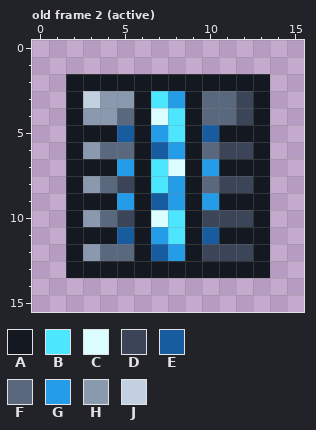
Edited in one commit: pixel-art file (Public/textures/source/data_scrubbing_tower_front.aseprite). Above is the file before it was changed.
16x16 pixels, 2 frames. Shown: old frame 2 (active). The commit also changed other frames, which this record leaves out.
Visible layers, top first: "data_stream_column", "filter_grilles", "bulkhead_frame".
Palette (. is transparent): A #141820  B #4ce6ff  C #dbfdff  D #3b4557  E #165c9e  F #5a687d  G #249ce8  H #8a99ae  J #c2d0e0
Pixels before, old frame 2 (active), first column x 2:
 2 AAAAAAAAAAAA
 3 AJHHABGAFFDA
 4 AHHFACBAFFDA
 5 AAAEAGBAEAAA
 6 AHFFAEGAFDDA
 7 AAAGABCAGAAA
 8 AHFDABGAFDDA
 9 AAAGAEGAGAAA
10 AHFDACBADDDA
11 AAAEAGBAEAAA
12 AHFFAEGADDDA
13 AAAAAAAAAAAA
After:
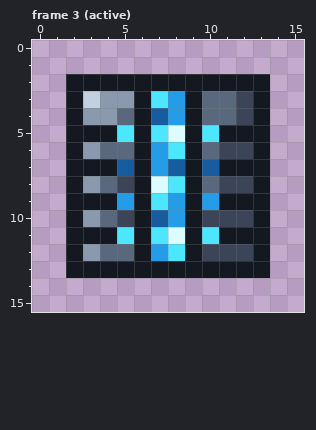
A new or re-ordered frame is compared with the old frame closest to it.
Change:
{"change": "frames 2 -> 7"}
{"where": "frame 3 (active) is new; against old frame 2 (active), layers \"data_stream_column\", \"filter_grilles\""}
{"frame":3,"y":4,"x":7,"old":"CB","new":"EG"}
{"frame":3,"y":5,"x":5,"old":"E","new":"B"}
{"frame":3,"y":5,"x":7,"old":"GB","new":"BC"}
{"frame":3,"y":5,"x":10,"old":"E","new":"B"}
{"frame":3,"y":6,"x":7,"old":"EG","new":"GB"}
{"frame":3,"y":7,"x":5,"old":"G","new":"E"}
{"frame":3,"y":7,"x":7,"old":"BC","new":"GE"}
{"frame":3,"y":7,"x":10,"old":"G","new":"E"}
{"frame":3,"y":8,"x":7,"old":"BG","new":"CB"}
{"frame":3,"y":9,"x":7,"old":"E","new":"B"}
{"frame":3,"y":10,"x":7,"old":"CB","new":"EG"}
{"frame":3,"y":11,"x":5,"old":"E","new":"B"}
{"frame":3,"y":11,"x":7,"old":"GB","new":"BC"}
{"frame":3,"y":11,"x":10,"old":"E","new":"B"}
{"frame":3,"y":12,"x":7,"old":"EG","new":"GB"}
{"label":"changed","picture_box":[117,108,219,261]}
